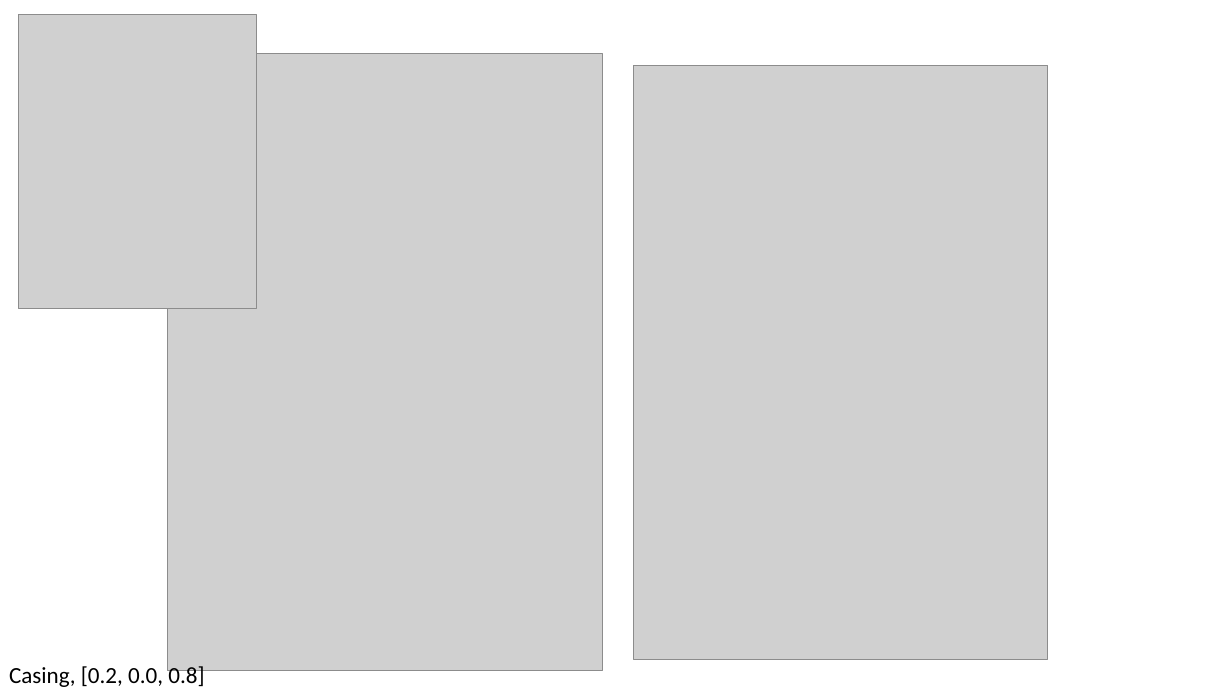
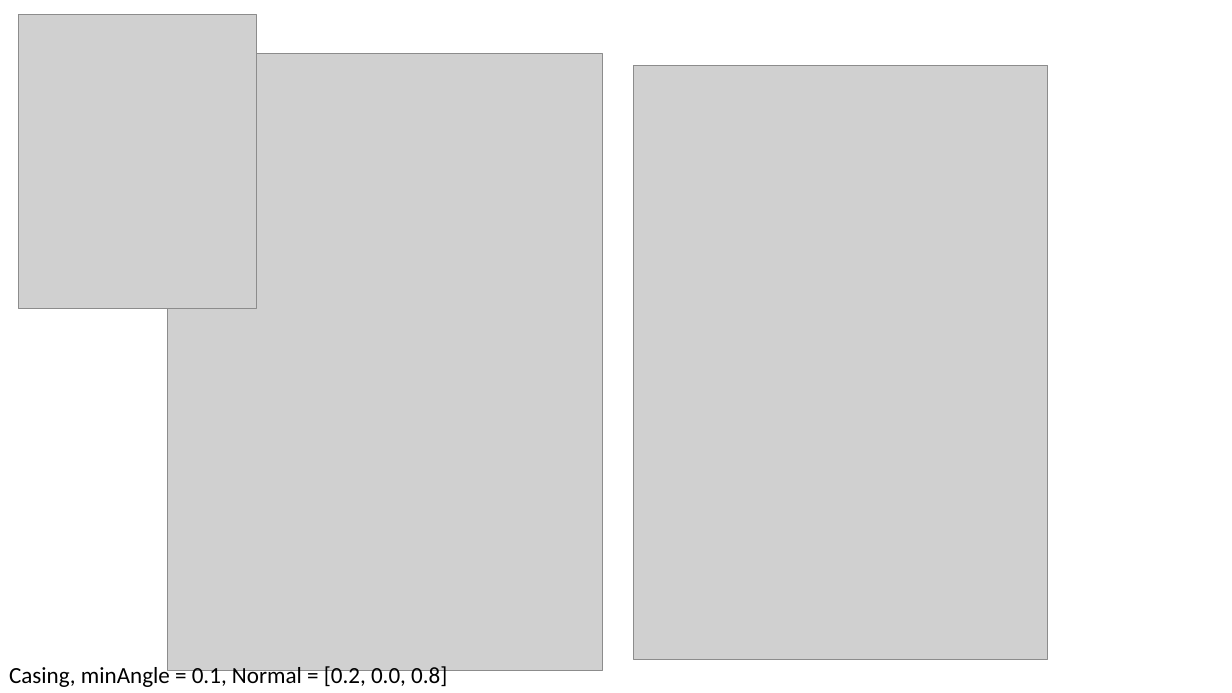
Before and after one commit to DesignEngrLab/TVGL, a slide deck: slide 2 of TVGLTest/Silhouette Tests/Silhouette Tests.pptx (slide 3 before the commit). Drawn at 1232x693 pixels with LibreOffice and Linux fonts; fonts in the diff are those of the drawing; grey boxes stand for pictures. Boxes give left, top, right and bottom in pixels: in the first picture for what was removed or moved away, otherwise in the second. Text is boxed around its words. In the diff, an @@ line names an element or a change of style, - is before the commit and + after.

```diff
--- a/TVGLTest/Silhouette Tests/Silhouette Tests.pptx
+++ b/TVGLTest/Silhouette Tests/Silhouette Tests.pptx
@@ text at box(9, 663, 447, 689): text changed @@
-Casing, [0.2, 0.0, 0.8]
+Casing, minAngle = 0.1, Normal = [0.2, 0.0, 0.8]
```
Also in this commit, not shown: 1 other slide changed, 2 slides added, 2 slides removed, 1 other file.
